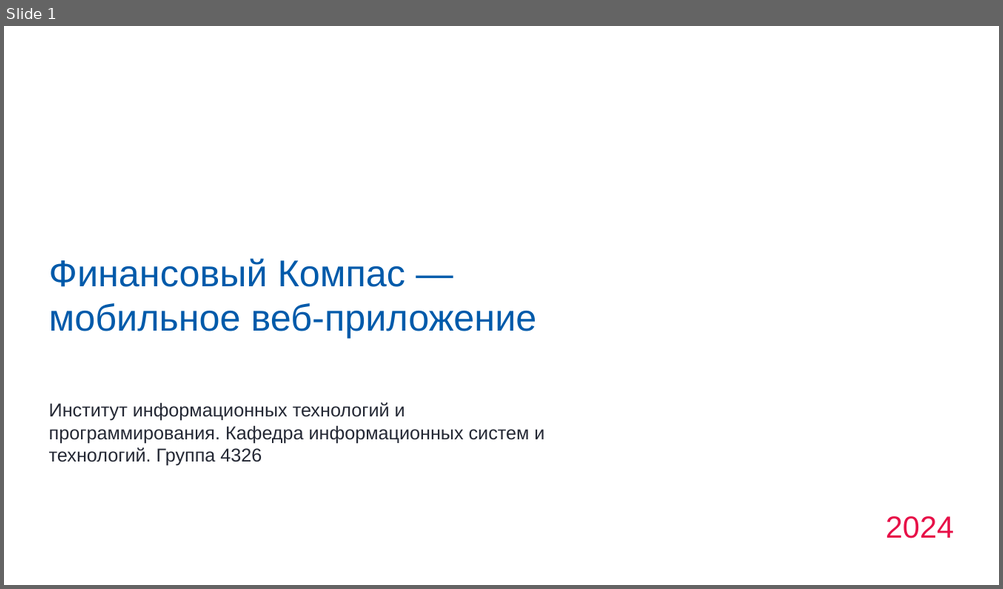
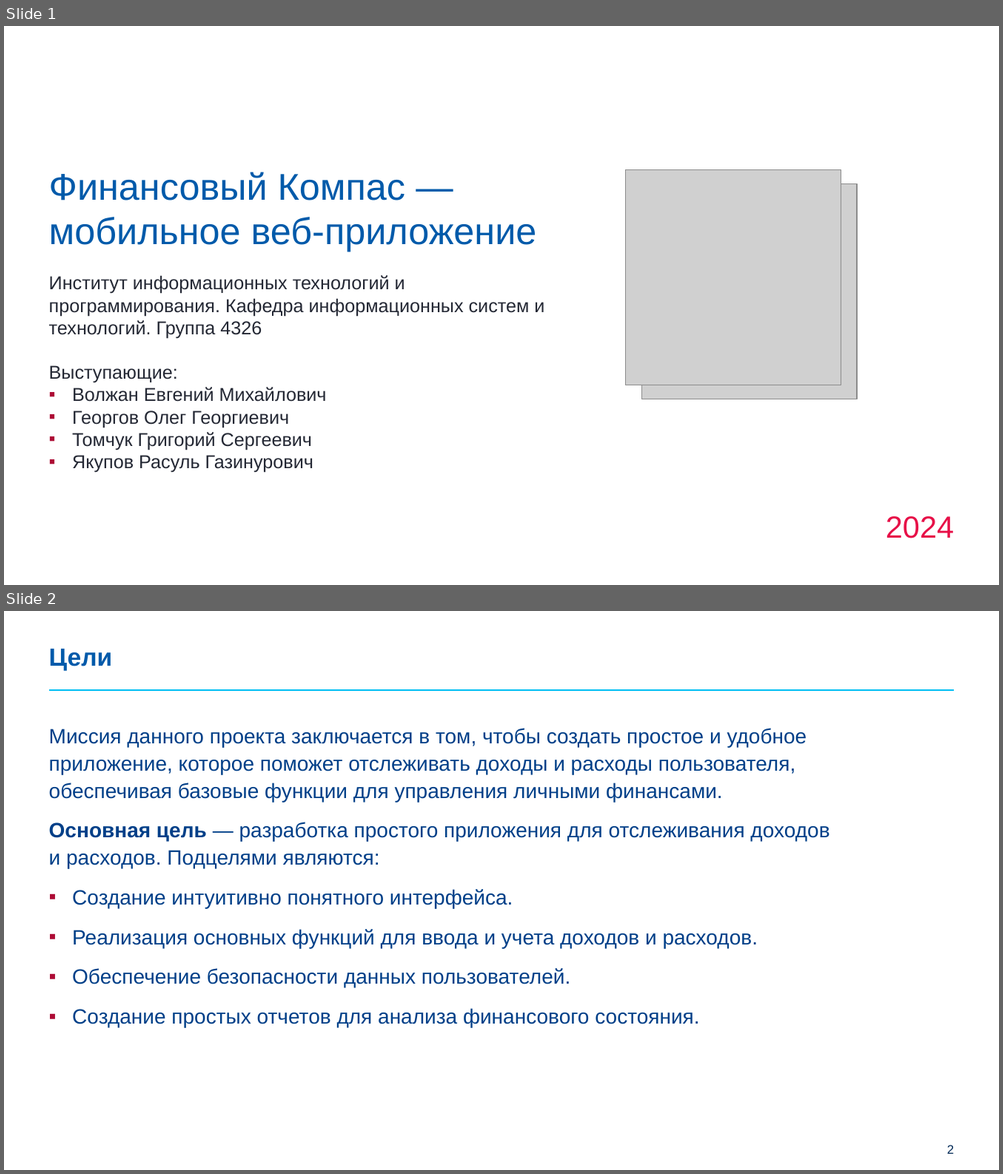
Before and after one commit to grigorijtomczuk/suai, a slide deck: opd/фин-компас-презентация.pptx. Shown one above the other, each under a label of ours: slide 1 before the commit, slides 1 and 2 after it. The pictures are 1003x589 and 1003x1174 pixels, drawn with LibreOffice and Linux fonts; fonts in the diff are those of the drawing; grey boxes stand for pictures; background and template pictures are left out. Boxes give left, top, right and bottom in pixels: in the first picture for what was removed or moved away, otherwise in the second. Text is boxed around its words. In the diff, an @@ line names an element or a change of style, - is before the commit and + after.

```diff
--- a/opd/фин-компас-презентация.pptx
+++ b/opd/фин-компас-презентация.pptx
@@ slide 2 added at [4,611,999,1170], background #FFFFFF @@
@@ title added at [49,649,113,671], 24 pt, text #005AAA, bold @@
+Цели
@@ line added from (48, 690) to (954, 690), #00BEF3 1.25 pt @@
@@ text added at [49,728,829,1028], 20 pt, text #003F89 @@
+Миссия данного проекта заключается в том, чтобы создать простое и удобное приложение, которое поможет отслеживать доходы и расходы пользователя, обеспечивая базовые функции для управления личными финансами.
+Основная цель — разработка простого приложения для отслеживания доходов и расходов. Подцелями являются:
+▪ Создание интуитивно понятного интерфейса.
+▪ Реализация основных функций для ввода и учета доходов и расходов.
+▪ Обеспечение безопасности данных пользователей.
+▪ Создание простых отчетов для анализа финансового состояния.
@@ page number added at [947,1145,953,1154], 12 pt, text #002856 @@
+2
@@ slide 1 changed as well @@
@@ title "Финансовый Компас — мобильное веб-приложение": place and size @@
-title "Финансовый Компас — мобильное веб-приложение" at [49,258,537,338]
+title "Финансовый Компас — мобильное веб-приложение" at [49,172,537,252]
@@ picture added at [626,170,841,386] @@
@@ picture added at [641,184,856,399] @@
@@ text "Институт информационных технологий и программирования. ...": place and size @@
-text "Институт информационных технологий и программирования. ..." at [49,403,544,466]
+text "Институт информационных технологий и программирования. ..." at [49,275,544,339]
@@ text added at [49,366,327,473], 18 pt, text #242834 @@
+Выступающие:
+▪ Волжан Евгений Михайлович
+▪ Георгов Олег Георгиевич
+▪ Томчук Григорий Сергеевич
+▪ Якупов Расуль Газинурович
```
Also in this commit, not shown: 14 other slides added, 16 other files.
